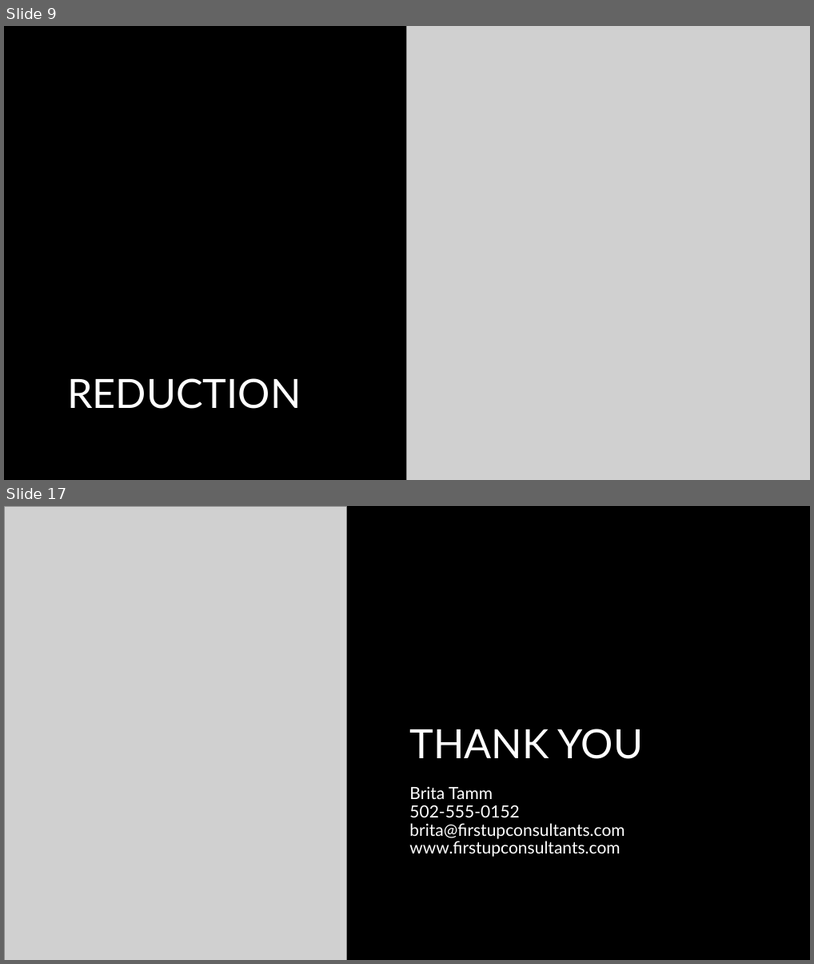
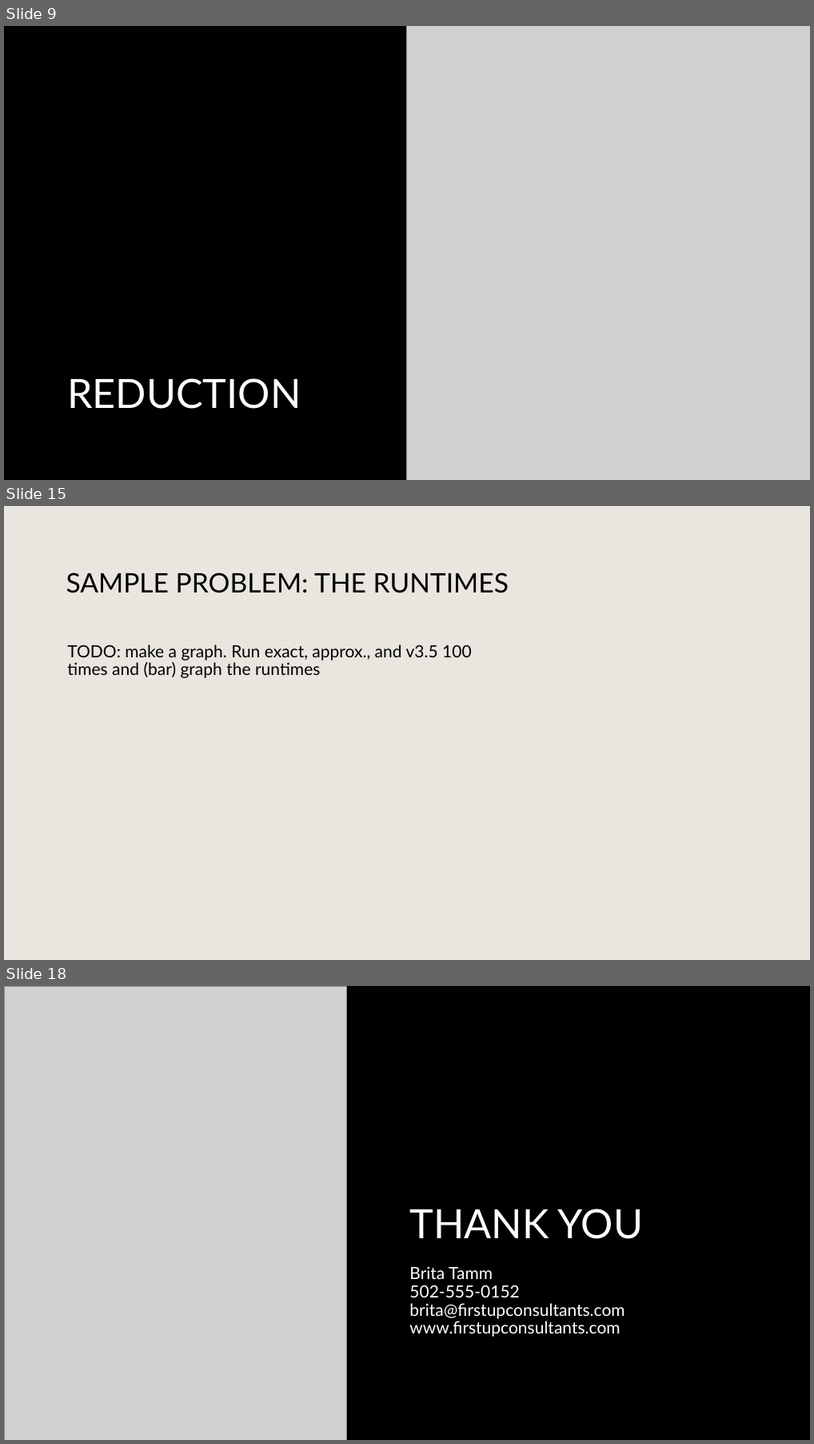
Before and after one commit to PictureOfGray/CS412-Team-NAME, a slide deck: presentations/TeamNAMETSP.pptx. Shown one above the other, each under a label of ours: slides 9 and 17 before the commit, slides 9, 15 and 18 after it; the slides between them are not shown. The pictures are 814x964 and 814x1444 pixels, drawn with LibreOffice and Linux fonts; fonts in the diff are those of the drawing; grey boxes stand for pictures; background and template pictures are left out. Boxes give left, top, right and bottom in pixels: in the first picture for what was removed or moved away, otherwise in the second. Text is boxed around its words. In the diff, an @@ line names an element or a change of style, - is before the commit and + after.

```diff
--- a/presentations/TeamNAMETSP.pptx
+++ b/presentations/TeamNAMETSP.pptx
@@ slide 15 added at [4, 506, 810, 960], background #E9E6DF @@
@@ title added at [66, 572, 509, 593], 32 pt, text #000000 @@
+SAMPLE PROBLEM: THE RUNTIMES
@@ text added at [67, 644, 472, 678], 20 pt, text #000000 @@
+TODO: make a graph. Run exact, approx., and v3.5 100 times and (bar) graph the runtimes
@@ what was slide 17 is now slide 18 @@
```
Also in this commit, not shown: 3 slides changed, 7 other slides added, 7 slides removed, 2 other files.
